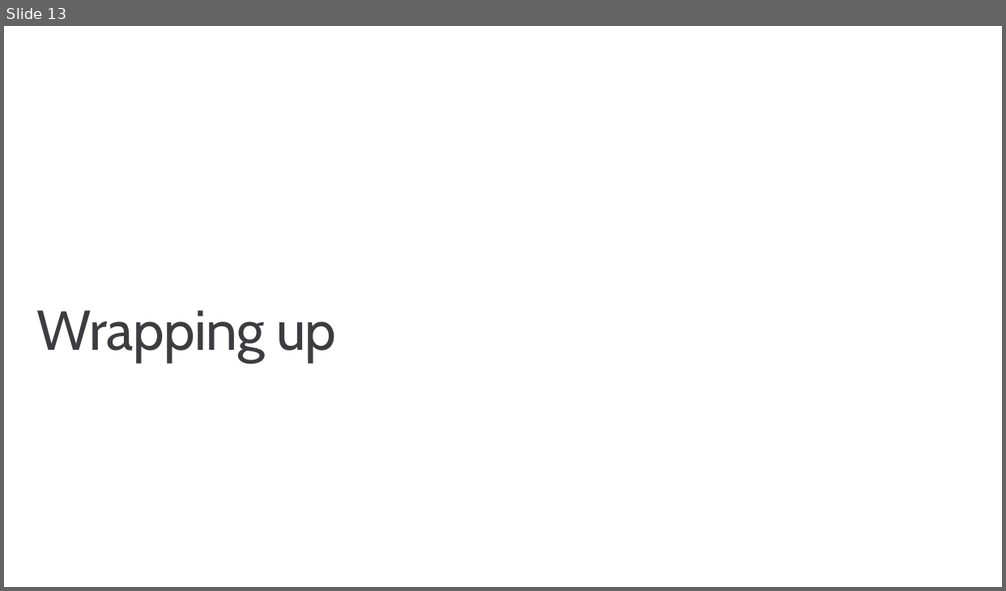
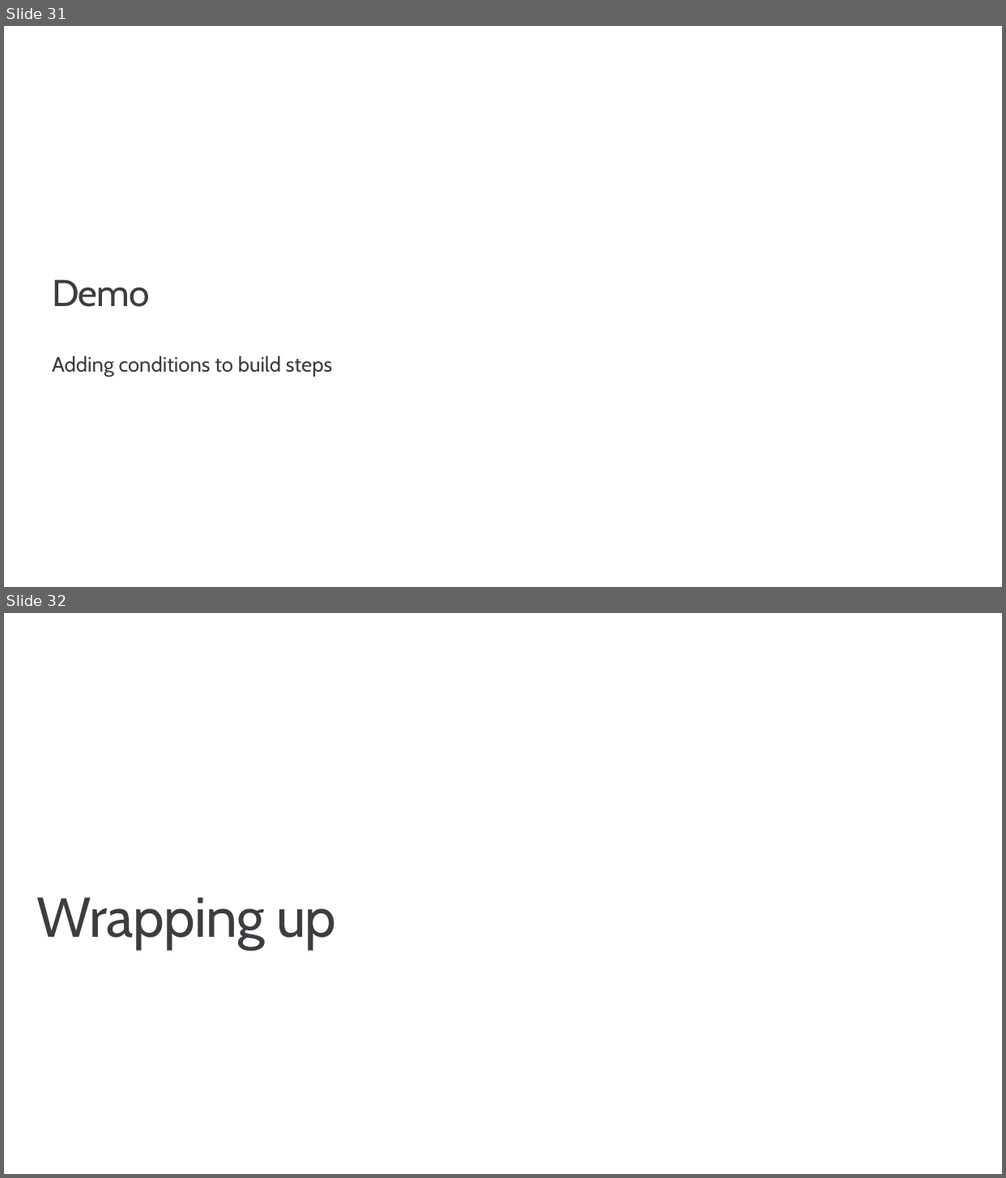
Before and after one commit to msusdev/Azure-pipelines-with-GitHub, a slide deck: Presentations/Continuous integration with GitHub and Azure/Continuous integration with GitHub and Azure.pptx. Shown one above the other, each under a label of ours: slide 13 before the commit, slides 31 and 32 after it. The pictures are 1006x591 and 1006x1178 pixels, drawn with LibreOffice and Linux fonts; fonts in the diff are those of the drawing; background and template pictures are left out. Boxes give left, top, right and bottom in pixels: in the first picture for what was removed or moved away, otherwise in the second. Text is boxed around its words. In the diff, an @@ line names an element or a change of style, - is before the commit and + after.

```diff
--- a/Presentations/Continuous integration with GitHub and Azure/Continuous integration with GitHub and Azure.pptx
+++ b/Presentations/Continuous integration with GitHub and Azure/Continuous integration with GitHub and Azure.pptx
@@ slide 31 added at (x1=4, y1=26, x2=1002, y2=587), background #FFFFFF @@
@@ title added at (x1=52, y1=280, x2=150, y2=307), 36 pt, text #3C3C41 @@
+Demo
@@ text added at (x1=52, y1=356, x2=332, y2=377), 20 pt, text #3C3C41 @@
+Adding conditions to build steps
@@ what was slide 13 is now slide 32 @@
```
Also in this commit, not shown: 18 other slides added.
